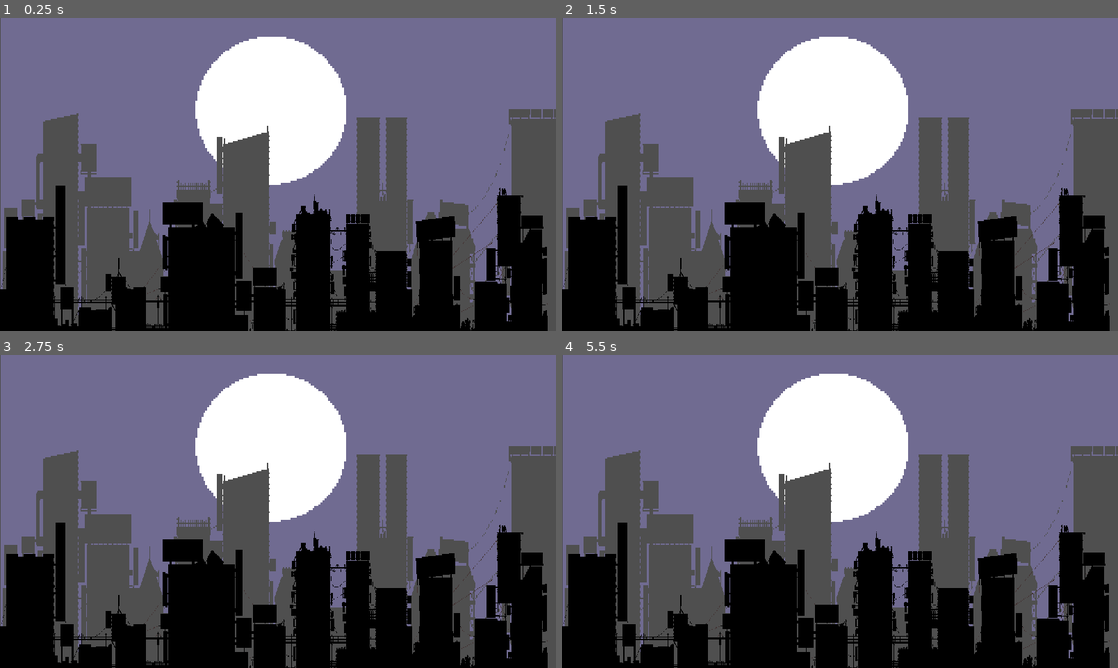
Above: before the commit, frames 1-4 (two rows, left to right).
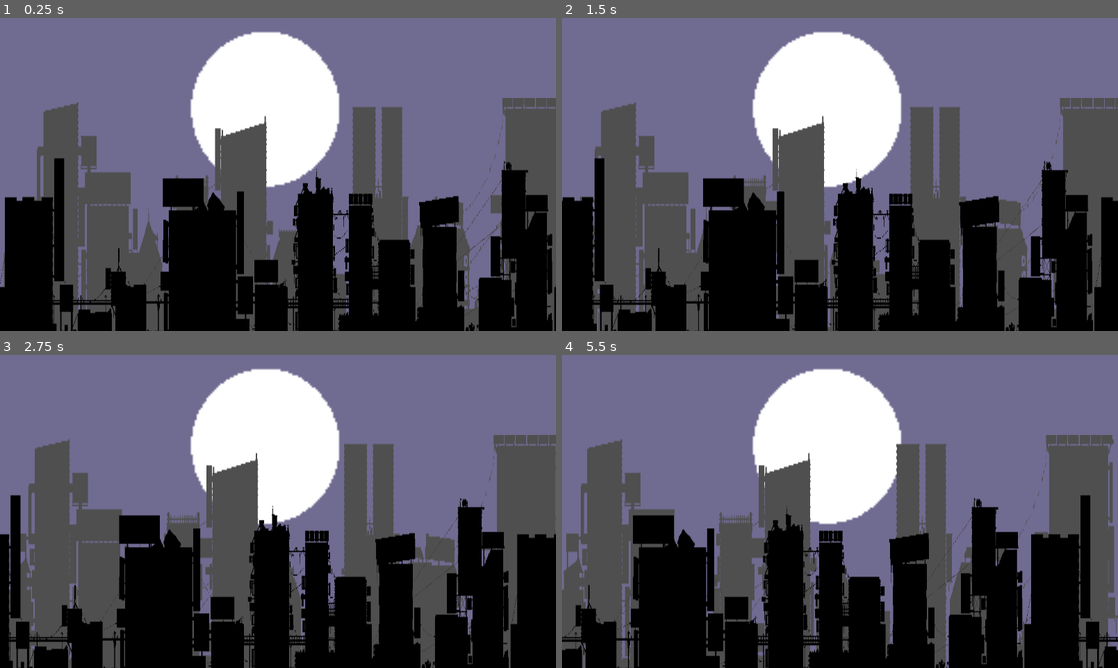
Above: after the commit, the same moments.

Repository: AryanZihan/codezillagamejam2024
Game: Godot game, scene res://level.tscn
Same seed, same stepped clock (60 frames per second), same inputs: the game is played once before the commit and once after it.
Inputs:
- Up to frame 1 (0.25 s): no input
- Up to frame 2 (1.5 s): no input
- Up to frame 3 (2.75 s): no input
- Up to frame 4 (5.5 s): no input

The runs differ from the first frame. In frame 1, 14% of the frame differs, in the area x 0-100%, y 0-100%; in frame 2, 25%; in frame 3, 29%; in frame 4, 33%.

Commit message:
added parallax background

Diff:
--- /dev/null
+++ b/level.gd
@@ -0,0 +1,11 @@
+extends ParallaxBackground
+
+
+# Called when the node enters the scene tree for the first time.
+func _ready() -> void:
+	pass # Replace with function body.
+
+
+# Called every frame. 'delta' is the elapsed time since the previous frame.
+func _process(delta: float) -> void:
+	scroll_offset.x -= 40 * delta
--- a/level.tscn
+++ b/level.tscn
@@ -1,39 +1,34 @@
-[gd_scene load_steps=4 format=3 uid="uid://cvt04bguly5hp"]
+[gd_scene load_steps=5 format=3 uid="uid://dkwujnbgrqnm7"]
 
+[ext_resource type="Script" path="res://level.gd" id="1_bm04f"]
 [ext_resource type="Texture2D" uid="uid://xew8m3ucb753" path="res://Scenes/sky.png" id="1_gcrh3"]
 [ext_resource type="Texture2D" uid="uid://bbfjykqhnbbrr" path="res://Scenes/front.png" id="2_u2h1y"]
 [ext_resource type="Texture2D" uid="uid://b0k73c5buptdj" path="res://Scenes/back.png" id="2_uiudh"]
 
-[node name="Parallax" type="Node2D"]
+[node name="background" type="ParallaxBackground"]
+script = ExtResource("1_bm04f")
 
-[node name="ParallaxBackground" type="ParallaxBackground" parent="."]
+[node name="Sky" type="Sprite2D" parent="."]
+position = Vector2(965.5, 540.5)
+scale = Vector2(6.73519, 7.01852)
+texture = ExtResource("1_gcrh3")
 
-[node name="Sky" type="ParallaxLayer" parent="ParallaxBackground"]
-motion_scale = Vector2(0, 0)
+[node name="ParallaxLayer" type="ParallaxLayer" parent="."]
+position = Vector2(6.10352e-05, 0)
+scale = Vector2(1, 1)
+motion_scale = Vector2(0.3, 0.3)
+motion_mirroring = Vector2(1980, 0)
 
-[node name="Sprite2D" type="Sprite2D" parent="ParallaxBackground/Sky"]
-texture_filter = 1
-position = Vector2(3, -9)
-scale = Vector2(6.85366, 6.71605)
-texture = ExtResource("1_gcrh3")
-centered = false
+[node name="far buildings" type="Sprite2D" parent="ParallaxLayer"]
+position = Vector2(1002.5, 700)
+scale = Vector2(1.61017, 5.23457)
+texture = ExtResource("2_uiudh")
 
-[node name="far buildings" type="ParallaxLayer" parent="ParallaxBackground"]
-texture_filter = 1
-motion_mirroring = Vector2(1900, 0)
-
-[node name="Sprite2D" type="Sprite2D" parent="ParallaxBackground/far buildings"]
-position = Vector2(-1.99994, 314)
-scale = Vector2(1.63358, 4.7963)
-texture = ExtResource("2_uiudh")
-centered = false
-
-[node name="Near Buildings" type="ParallaxLayer" parent="ParallaxBackground"]
+[node name="ParallaxLayer2" type="ParallaxLayer" parent="."]
+motion_scale = Vector2(1.51, 1.51)
 motion_mirroring = Vector2(1920, 0)
 
-[node name="Sprite2D" type="Sprite2D" parent="ParallaxBackground/Near Buildings"]
-texture_filter = 1
-position = Vector2(-5, 563)
-scale = Vector2(1.53027, 3.27161)
+[node name="near buildings" type="Sprite2D" parent="ParallaxLayer2"]
+position = Vector2(964, 794)
+scale = Vector2(1.54883, 4.07407)
 texture = ExtResource("2_u2h1y")
-centered = false
